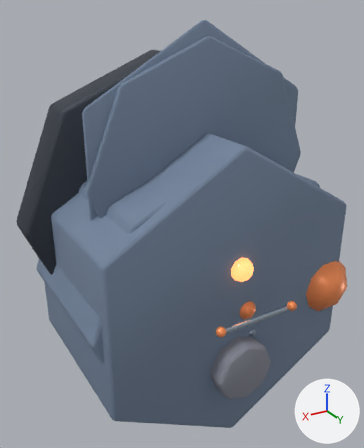
What one commit did to the Blender file assets-source/blender/buildings/mortar.blend.
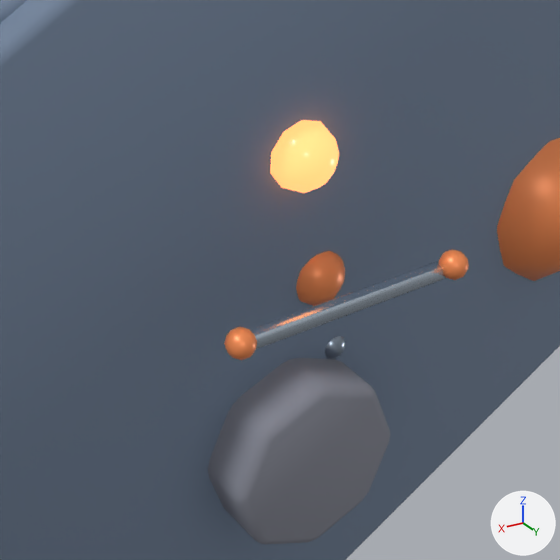
Each version is shown whole from a 50 mm lens placed at (2.41, 3.91, 3.22), pointed at (0.02, -0.08, 1.23), then close up on the part from 39% to 90% of the width and 49% to 90% of the height. The axes (+X, +Y, +Z) are drawn at lower right. The lights are the same throughout. The last two pictures show the newer version.

The first close-up shows 'LOD2_PROXY_base', 'identityLamp', 'plinth', 'serviceBolt.R', 'servicePlate', 'shellB', 'shellRack' and 3 more.
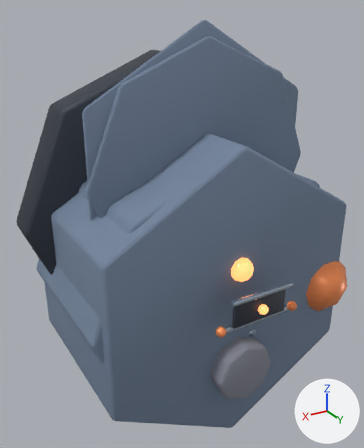
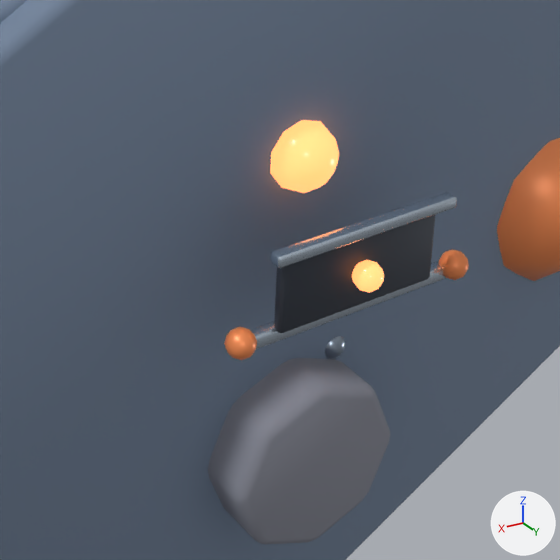
Changed parts and their boxes (x1, y1, x2, y2) in the close-ups (560 x 560 px):
'servicePanelInset', added: after (274, 215, 435, 333)
'servicePanelTrim', added: after (270, 192, 457, 268)
'servicePanelLamp', added: after (352, 260, 384, 293)
'shellB', unchanged, covered by the edit: before (296, 251, 345, 306)

What changed in the scene script:
```text
Add me_icosphere_718:
    me_icosphere_718.from_pydata(...)  # an icosphere of 80 faces spanning x -0.0428..0.0428, y -0.045..0.045, z -0.045..0.045
    me_icosphere_718.polygons.foreach_set('use_smooth', [True] * 80)
    me_icosphere_718.materials.append(mat_mat_mortar_glow)  # orange #ff9559, glowing orange #ff9559
Add me_cube_1267:
    me_cube_1267.from_pydata(...)  # a box spanning x -0.31..0.31, y -0.018..0.018, z -0.022..0.022
    me_cube_1267.polygons.foreach_set('use_smooth', [True] * 6)
    me_cube_1267.materials.append(mat_mat_mortar_metallight)  # pale blue #c4d1df
Add me_cube_1266:
    me_cube_1266.from_pydata(...)  # a box spanning x -0.27..0.27, y -0.12..0.12, z -0.018..0.018
    me_cube_1266.polygons.foreach_set('use_smooth', [True] * 6)
    me_cube_1266.materials.append(mat_mat_mortar_dark)  # greyish blue #3f4550
Add ob_servicepanellamp:
    ob_servicepanellamp = bpy.data.objects.new('servicePanelLamp', me_icosphere_718)
    ob_servicepanellamp.parent = ob_buildingroot
    ob_servicepanellamp.location = (0.0, 0.92, -1.2)
    _m = ob_servicepanellamp.modifiers.new('soft bevel', 'BEVEL')
    _m.width = 0.02
    _m.width_pct = 0.02
    _m.segments = 2
Add ob_servicepaneltrim:
    ob_servicepaneltrim = bpy.data.objects.new('servicePanelTrim', me_cube_1267)
    ob_servicepaneltrim.parent = ob_buildingroot
    ob_servicepaneltrim.location = (0.0, 1.06, -1.18)
    _m = ob_servicepaneltrim.modifiers.new('soft bevel', 'BEVEL')
    _m.width = 0.008
    _m.width_pct = 0.008
    _m.segments = 2
Add ob_servicepanelinset:
    ob_servicepanelinset = bpy.data.objects.new('servicePanelInset', me_cube_1266)
    ob_servicepanelinset.parent = ob_buildingroot
    ob_servicepanelinset.location = (0.0, 0.92, -1.15)
    _m = ob_servicepanelinset.modifiers.new('soft bevel', 'BEVEL')
    _m.width = 0.012
    _m.width_pct = 0.012
    _m.segments = 2
```
